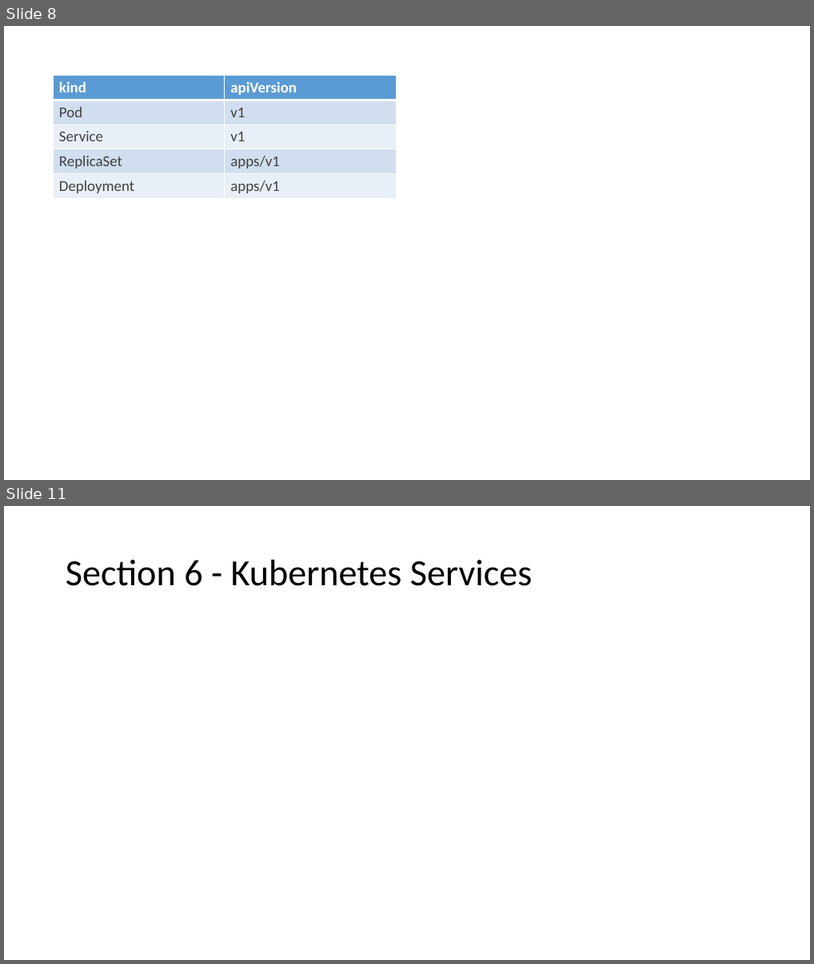
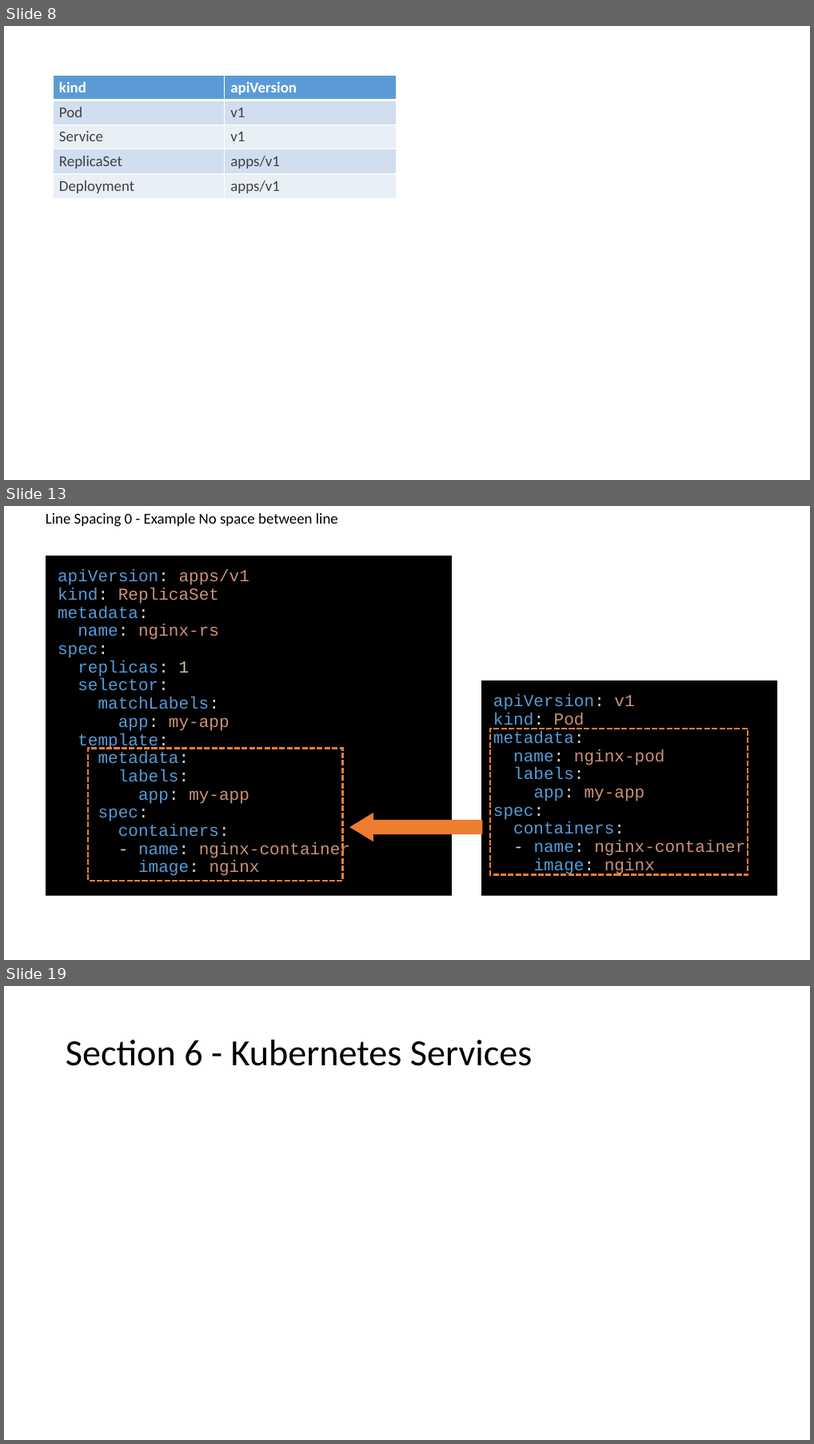
Before and after one commit to gerassimos/kgs, a slide deck: docs/images/slides_images.pptx. Shown one above the other, each under a label of ours: slides 8 and 11 before the commit, slides 8, 13 and 19 after it; the slides between them are not shown. The pictures are 814x964 and 814x1444 pixels, drawn with LibreOffice and Linux fonts; fonts in the diff are those of the drawing. Boxes give left, top, right and bottom in pixels: in the first picture for what was removed or moved away, otherwise in the second. Text is boxed around its words. In the diff, an @@ line names an element or a change of style, - is before the commit and + after.

```diff
--- a/docs/images/slides_images.pptx
+++ b/docs/images/slides_images.pptx
@@ slide 13 added at (4,506,810,960), background #FFFFFF @@
@@ text added at (46,513,338,527), 18 pt, text #000000 @@
+Line Spacing 0 - Example No space between line
@@ rectangle added at (46,556,452,896), fill #000000, 20 pt, text #569CD6 @@
+apiVersion: apps/v1
+kind: ReplicaSet
+metadata:
+name: nginx-rs
+spec:
+replicas: 1
+selector:
+matchLabels:
+app: my-app
+template:
+metadata:
+labels:
+app: my-app
+spec:
+containers:
+- name: nginx-container
+image: nginx
@@ title added at (482,680,778,895), fill #000000, 20 pt, text #569CD6 @@
+apiVersion: v1
+kind: Pod
+metadata:
+name: nginx-pod
+labels:
+app: my-app
+spec:
+containers:
+- name: nginx-container
+image: nginx
@@ rectangle added at (490,728,748,875), outline #ED7D31 2.25 pt dashed @@
@@ rectangle added at (88,748,342,880), outline #ED7D31 2.25 pt dashed @@
@@ left arrow added at (352,814,482,840), fill #ED7D31, outline #ED7D31 2.25 pt @@
@@ what was slide 11 is now slide 19 @@
```
Also in this commit, not shown: 2 slides changed, 7 other slides added, 8 other files.
